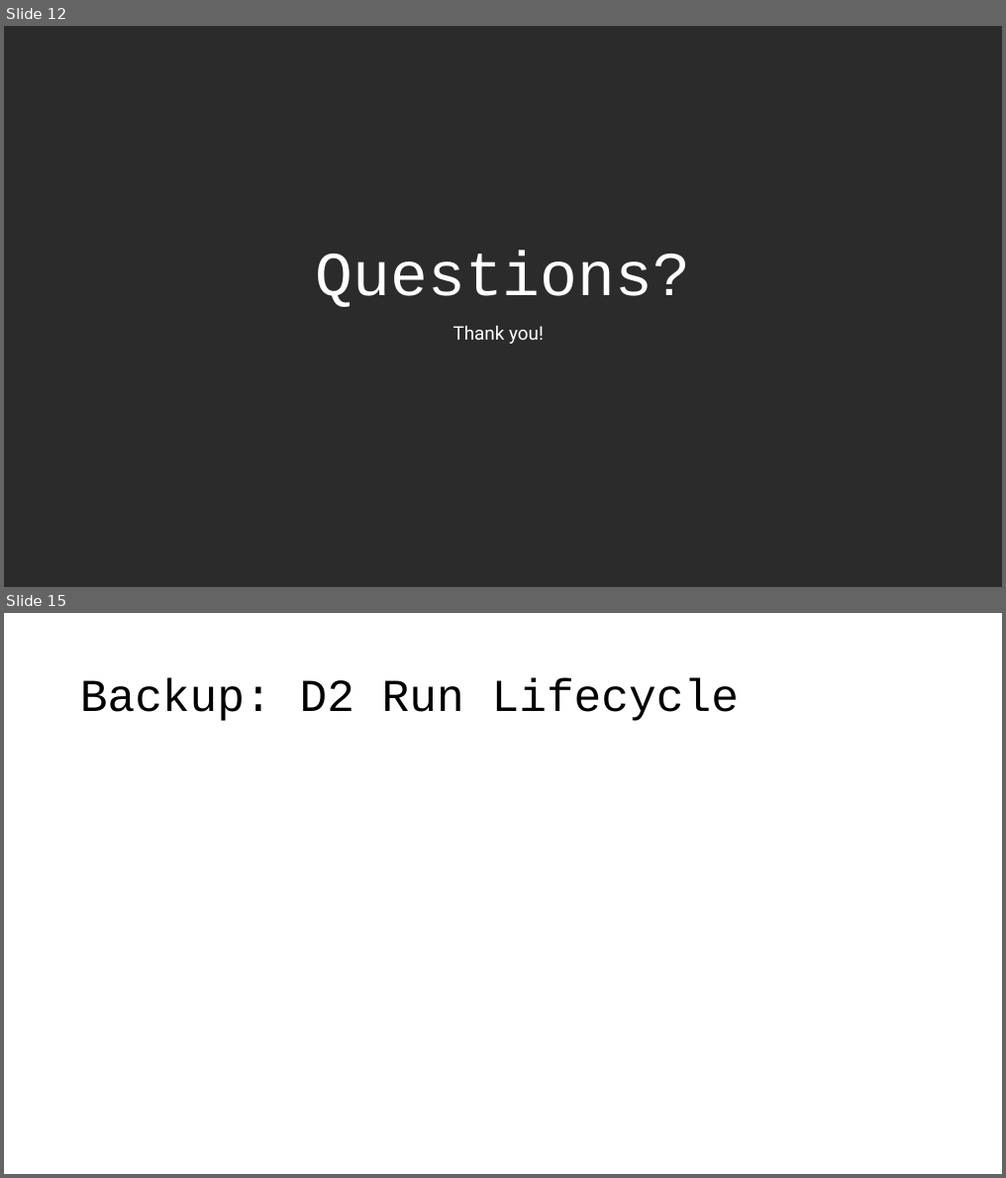
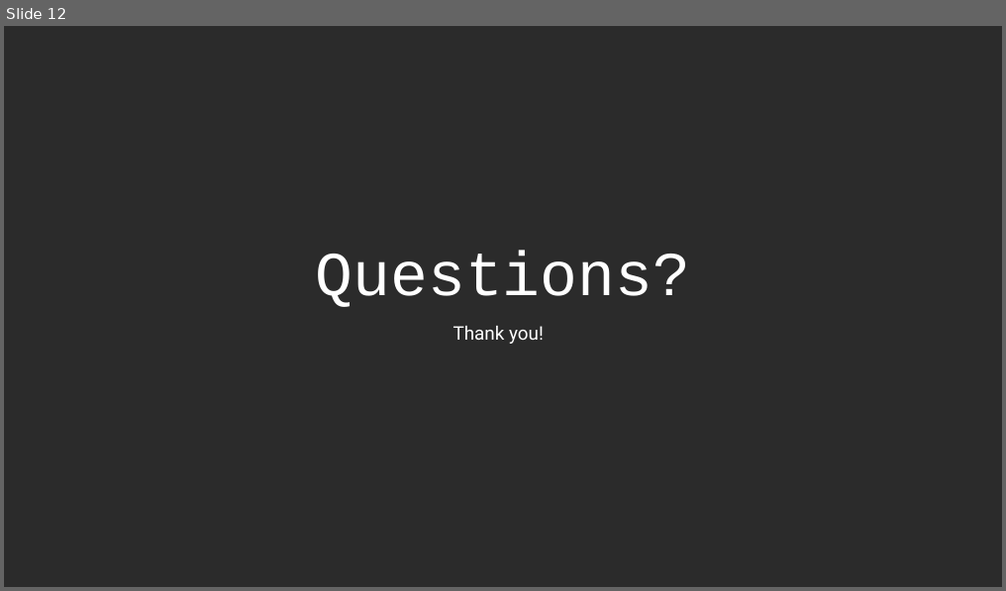
Before and after one commit to AllyOI/model-recommend, a slide deck: Presentation/ModelRecommend_Presentation_Final.pptx. Shown one above the other, each under a label of ours: slides 12 and 15 before the commit, slide 12 after it; the slides between them are not shown. The pictures are 1006x1178 and 1006x591 pixels, drawn with LibreOffice and Linux fonts; fonts in the diff are those of the drawing; background and template pictures are left out; a plain dark background stands for a picture behind light text. Boxes give left, top, right and bottom in pixels: in the first picture for what was removed or moved away, otherwise in the second. Text is boxed around its words. In the diff, an @@ line names an element or a change of style, - is before the commit and + after.

```diff
--- a/Presentation/ModelRecommend_Presentation_Final.pptx
+++ b/Presentation/ModelRecommend_Presentation_Final.pptx
@@ slide 15 removed at (4,613,1002,1174), background picture (left out) @@
@@ title removed at (80,679,739,721) @@
-Backup: D2 Run Lifecycle
```
Also in this commit, not shown: 2 other slides removed, 4 other files.
